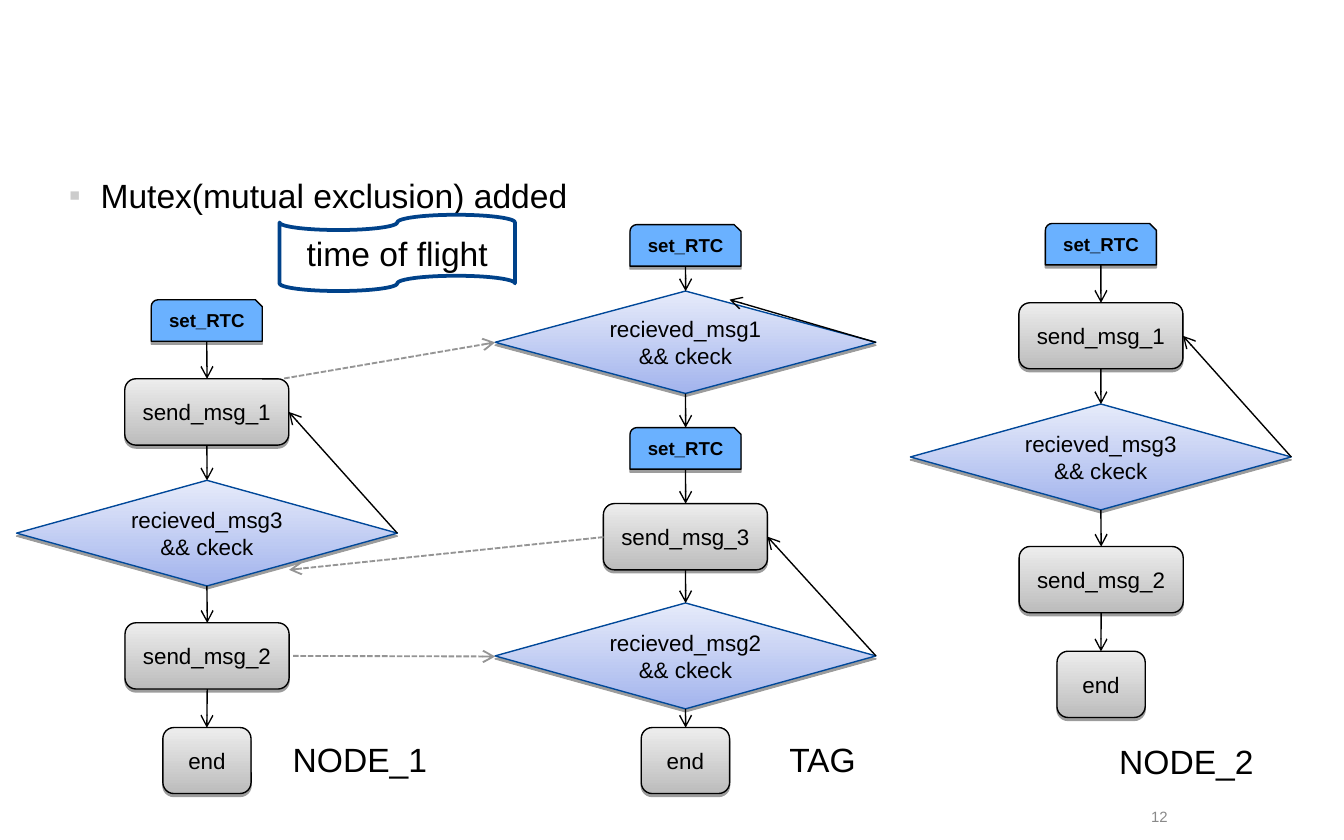
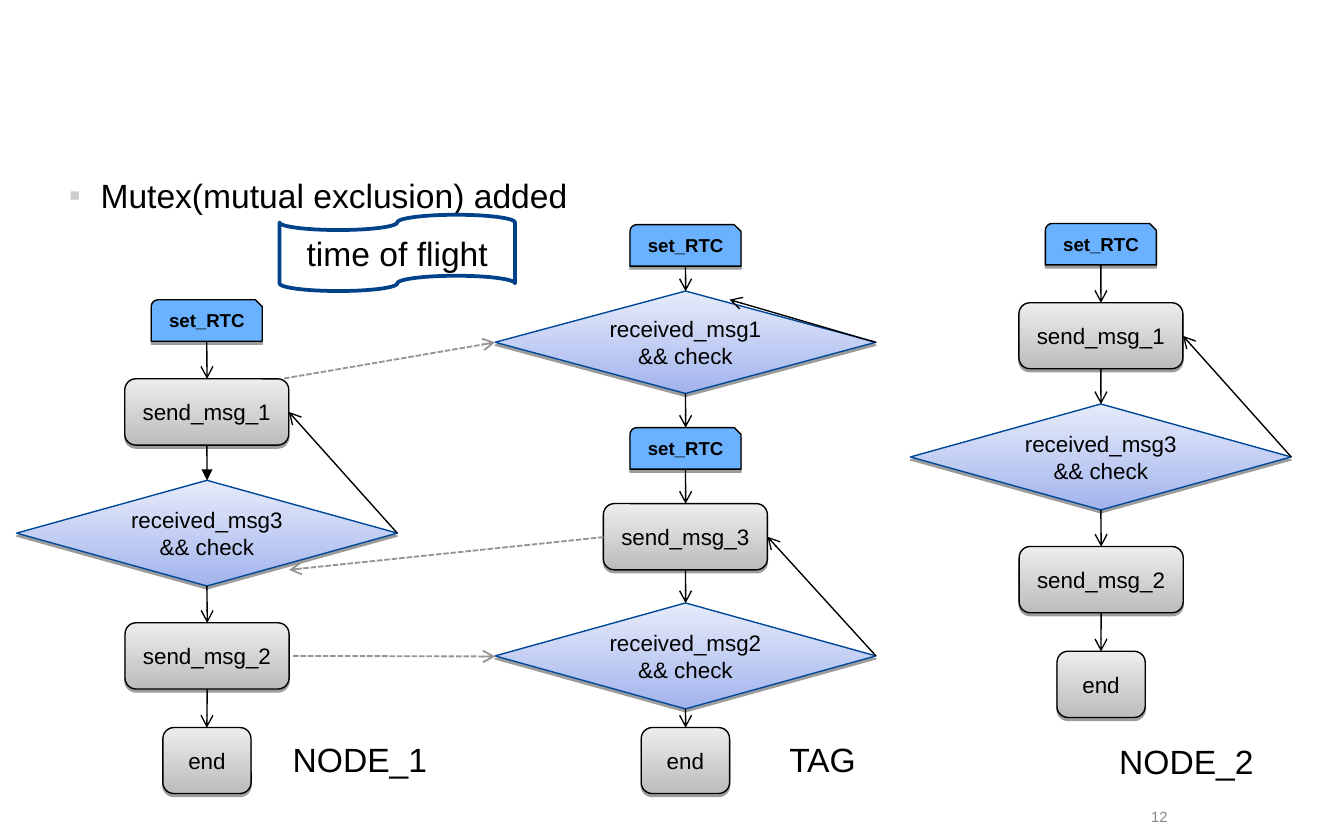
Before and after one commit to yitong-quan/thesis_indoorLocalization, a slide deck: slide 12 of text_editing/ppt/Zwischenpraesentation_newest.ppt. Drawn at 1344x840 pixels with LibreOffice and Linux fonts; fonts in the diff are those of the drawing; background and template pictures are left out. Boxes give left, top, right and bottom in pixels: in the first picture for what was removed or moved away, otherwise in the second. Text is boxed around its words. In the diff, an @@ line names an element or a change of style, - is before the commit and + after.

```diff
--- a/text_editing/ppt/Zwischenpraesentation_newest.ppt
+++ b/text_editing/ppt/Zwischenpraesentation_newest.ppt
@@ text in diamond at [610, 322, 762, 365]: text changed @@
-recieved_msg1&& ckeck
+received_msg1&& check
@@ arrow (207, 445) - (207, 481): arrowheads changed @@
@@ text in diamond at [1025, 435, 1177, 480]: text changed @@
-recieved_msg3&& ckeck
+received_msg3&& check
@@ text in diamond at [131, 511, 283, 556]: text changed @@
-recieved_msg3&& ckeck
+received_msg3&& check
@@ text in diamond at [610, 636, 762, 679]: text changed @@
-recieved_msg2&& ckeck
+received_msg2&& check
```
Also in this commit, not shown: 8 other slides changed, 10 other files.
